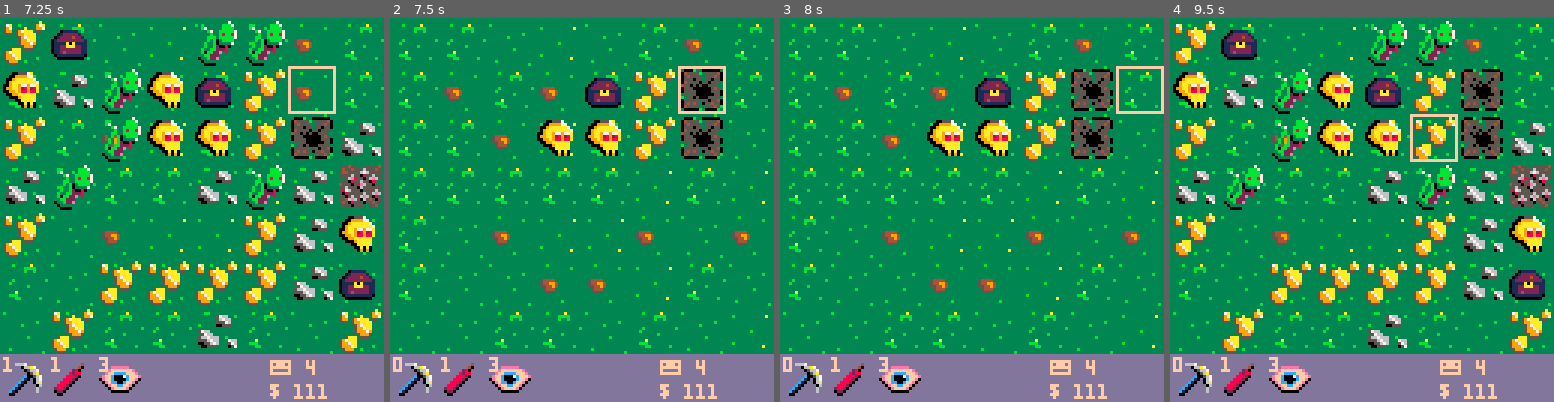
Above: before the commit, frames 1-4 (left to right).
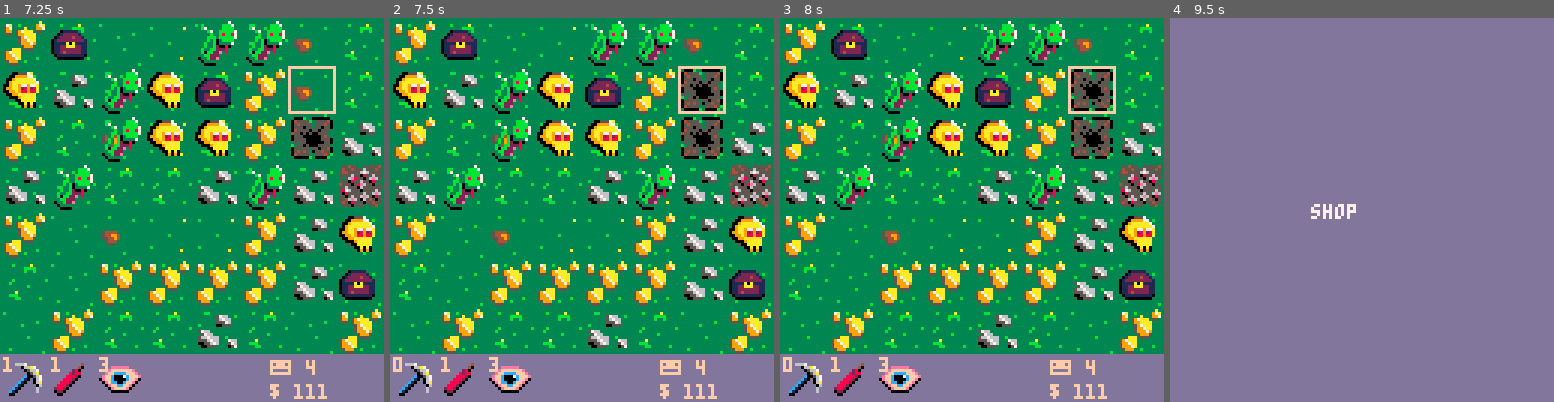
Above: after the commit, the same moments.

Repository: seanpackham/lost-and-found
Game: PICO-8 cartridge main.p8
Two runs of this game, one before a commit and one after it. Both use one fixed random seed, a clock stepped at 60 frames per second and the inputs below.
Inputs:
- Up to frame 1 (7.25 s): tap X (X key) at 0.33, 1.07, 1.85, 2.97, 4.08, 5.2, 6.32 s; tap O (Z key) at 0.7, 1.7, 2.1, 2.5, 2.9, 3.3, 3.7, 4.1, 4.5, 4.9, 5.3, 5.7, 6.1, 6.5, 6.9 s; hold Right 1.6-2.1 s; hold Up 2.15-2.42 s; hold Right 2.47-3.03 s; hold Left 3.08-3.58 s; hold Down 3.63-3.97 s; hold Right 4.02-4.68 s; hold Up 4.73-5.03 s; hold Left 5.08-5.68 s; hold Down 5.73-6.03 s; hold Right 6.08-6.58 s; hold Right 6.63-7.13 s; hold Up from 7.18 s (still down)
- Up to frame 2 (7.5 s): tap O (Z key) at 7.3 s; tap X (X key) at 7.43 s; release Up at 7.45 s
- Up to frame 3 (8 s): hold Right from 7.5 s (still down); tap O (Z key) at 7.7 s
- Up to frame 4 (9.5 s): release Right at 8.07 s; tap O (Z key) every 0.4 s from 8.1 to 9.3 s; hold Left 8.12-8.62 s; tap X (X key) at 8.55 s; hold Down 8.67-9 s; hold Right from 9.05 s (still down)

Frame 1 is identical in both runs. In frame 2, 17% of the frame differs, in the area x 0-100%, y 0-88%; in frame 3, 18%; in frame 4, 89%, in the area x 0-100%, y 0-100%.

Commit message:
shop and game over

Diff:
--- a/main.p8
+++ b/main.p8
@@ -2,7 +2,7 @@
 version 29
 __lua__
 
-world = {}
+world = nil
 -- grass tiles
 grass = {}
 -- items
@@ -31,6 +31,8 @@
 
 c = {x=4, y=3}
 
+shop = false
+shop_delay = 0
 
 -- special item
 
@@ -175,12 +177,8 @@
 	s=96
 })
 
-function _init()
-	-- music(0)
-
-	-- draw black pixels
-	palt(0, false)
-	palt(13, true)
+function worldgen()
+	world={}
 
 	-- tile spawn probability
 	for k,tile in pairs(tiles) do
@@ -208,6 +206,14 @@
 			add(world[x], tile)
 		end
  end
+end
+
+function _init()
+	-- music(0)
+
+	-- draw black pixels
+	palt(0, false)
+	palt(13, true)
 
 	-- starting inventory
 	-- pick
@@ -217,12 +223,40 @@
 	-- vision
 	add(inventory, { uses=items[3].uses, t=items[3] })
 
+	worldgen()
 end
 
 
 function _update()
 	if workers <= 0 then
 		return
+	end
+
+	if inventory[1].uses <= 0 then
+		shop=true
+		-- play shop sound
+	end
+
+	if shop then
+			shop_delay+=1
+
+			if shop_delay > 30*2 then
+				-- shop logic
+
+				-- buy
+
+				-- exit
+				if (not xx and btn(5)) then
+					worldgen()
+					shop=false
+					shop_delay=0
+
+					-- temp
+					inventory[1].uses=9
+				end
+			end
+
+			return
 	end
 
 	if (not left and btn(0)) then
@@ -301,6 +335,11 @@
 
 function _draw()
 	cls(13)
+
+	if shop and shop_delay > 30*2 then
+		print("shop", 47, 62, 7)
+		return
+	end
 
 	-- world
  for x=1,8 do
